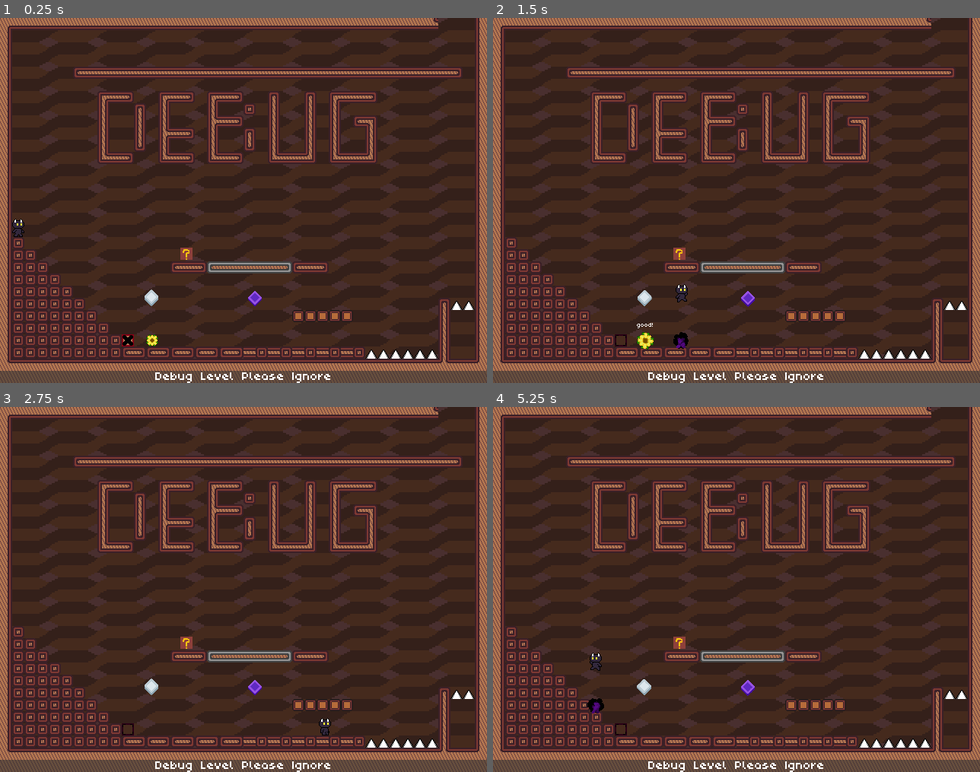
Above: before the commit, frames 1-4 (two rows, left to right).
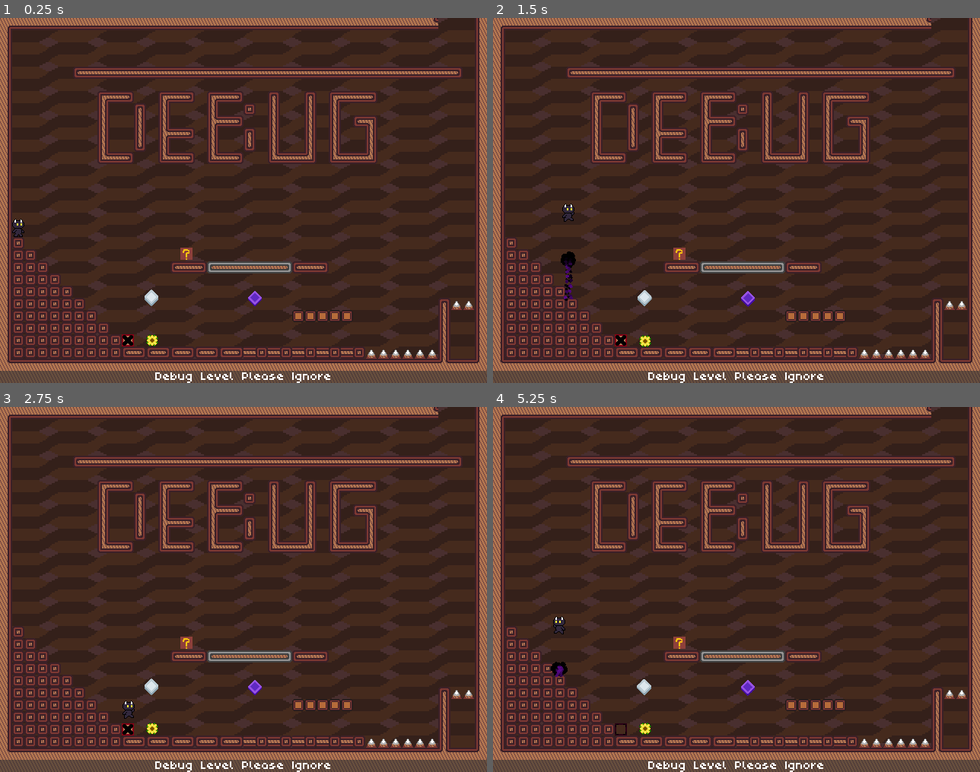
Above: after the commit, the same moments.

Repository: Team-Bunglon/phantom-striker
Game: Godot game, scene res://levels/level0.tscn
Same seed, same stepped clock (60 frames per second), same inputs: the game is played once before the commit and once after it. This scene is started directly instead of the project's main scene.
Inputs:
- Up to frame 1 (0.25 s): no input
- Up to frame 2 (1.5 s): tap Enter at 0.5 s; hold D (move_right) 0.53-1.28 s; hold Shift (slow, bound only after the commit) 0.53-1.28 s; tap W (jump) at 0.77 s; hold K (strike_down) from 1.28 s (still down); tap S (crouch) at 1.35 s
- Up to frame 3 (2.75 s): tap W (jump) at 1.52 s; tap Shift (slow, bound only after the commit) at 1.55 s; release K (strike_down) at 2.03 s; hold D (move_right) from 2.03 s (still down); hold Shift (slow, bound only after the commit) from 2.03 s (still down); tap Space (start_game) at 2.1 s
- Up to frame 4 (5.25 s): release D (move_right) at 2.78 s; release Shift (slow, bound only after the commit) at 2.78 s; hold I (strike_up) 2.78-3.53 s; tap Shift (slow, bound only after the commit) at 2.85, 4.55 s; tap W (jump) at 3.02, 3.77, 4.52 s; hold Shift (slow, bound only after the commit) 3.53-4.28 s; hold A (move_left) 3.53-5.03 s; tap S (crouch) at 4.35 s; hold K (strike_down) from 5.03 s (still down); hold Shift (slow, bound only after the commit) from 5.03 s (still down); tap Space (start_game) at 5.1 s

The runs differ from the first frame. In frame 1, 0.3% of the frame differs, in the area x 75-98%, y 77-94%; in frame 2, 0.9%, in the area x 13-98%, y 50-94%; in frame 3, 0.6%; in frame 4, 0.7%.

Commit message:
New spike sprite and slow down feature

Diff:
--- a/objects/collectible.tscn
+++ b/objects/collectible.tscn
@@ -3,6 +3,105 @@
 [ext_resource type="Script" path="res://objects/collectible.gd" id="1_m2p20"]
 [ext_resource type="Texture2D" uid="uid://drr5rida50gpe" path="res://assets/sprites/ui_collectible.png" id="1_x78in"]
 [ext_resource type="FontFile" uid="uid://cyv5okyo2hgew" path="res://assets/poco.ttf" id="3_k5igr"]
+
+[sub_resource type="Animation" id="Animation_bk4xv"]
+length = 0.001
+tracks/0/type = "value"
+tracks/0/imported = false
+tracks/0/enabled = true
+tracks/0/path = NodePath("Sprite2D:frame")
+tracks/0/interp = 1
+tracks/0/loop_wrap = true
+tracks/0/keys = {
+"times": PackedFloat32Array(0),
+"transitions": PackedFloat32Array(1),
+"update": 1,
+"values": [0]
+}
+tracks/1/type = "value"
+tracks/1/imported = false
+tracks/1/enabled = true
+tracks/1/path = NodePath("Sprite2D:position")
+tracks/1/interp = 1
+tracks/1/loop_wrap = true
+tracks/1/keys = {
+"times": PackedFloat32Array(0),
+"transitions": PackedFloat32Array(1),
+"update": 0,
+"values": [Vector2(0, 0)]
+}
+tracks/2/type = "value"
+tracks/2/imported = false
+tracks/2/enabled = true
+tracks/2/path = NodePath("Sprite2D:scale")
+tracks/2/interp = 1
+tracks/2/loop_wrap = true
+tracks/2/keys = {
+"times": PackedFloat32Array(0),
+"transitions": PackedFloat32Array(1),
+"update": 0,
+"values": [Vector2(1, 1)]
+}
+tracks/3/type = "value"
+tracks/3/imported = false
+tracks/3/enabled = true
+tracks/3/path = NodePath("Sprite2D:visible")
+tracks/3/interp = 1
+tracks/3/loop_wrap = true
+tracks/3/keys = {
+"times": PackedFloat32Array(0),
+"transitions": PackedFloat32Array(1),
+"update": 1,
+"values": [true]
+}
+tracks/4/type = "value"
+tracks/4/imported = false
+tracks/4/enabled = true
+tracks/4/path = NodePath("Obtain:visible")
+tracks/4/interp = 1
+tracks/4/loop_wrap = true
+tracks/4/keys = {
+"times": PackedFloat32Array(0),
+"transitions": PackedFloat32Array(1),
+"update": 1,
+"values": [false]
+}
+tracks/5/type = "value"
+tracks/5/imported = false
+tracks/5/enabled = true
+tracks/5/path = NodePath("Obtain:position")
+tracks/5/interp = 1
+tracks/5/loop_wrap = true
+tracks/5/keys = {
+"times": PackedFloat32Array(0),
+"transitions": PackedFloat32Array(1),
+"update": 0,
+"values": [Vector2(-13, -22)]
+}
+tracks/6/type = "value"
+tracks/6/imported = false
+tracks/6/enabled = true
+tracks/6/path = NodePath("Obtain:theme_override_colors/font_color")
+tracks/6/interp = 1
+tracks/6/loop_wrap = true
+tracks/6/keys = {
+"times": PackedFloat32Array(0),
+"transitions": PackedFloat32Array(1),
+"update": 0,
+"values": [Color(1, 1, 0, 1)]
+}
+tracks/7/type = "value"
+tracks/7/imported = false
+tracks/7/enabled = true
+tracks/7/path = NodePath("Sprite2D:rotation")
+tracks/7/interp = 1
+tracks/7/loop_wrap = true
+tracks/7/keys = {
+"times": PackedFloat32Array(0),
+"transitions": PackedFloat32Array(1),
+"update": 0,
+"values": [0.0]
+}
 
 [sub_resource type="Animation" id="Animation_irsnx"]
 resource_name = "idle"
@@ -31,105 +130,6 @@
 "transitions": PackedFloat32Array(1, 1, 1, 1),
 "update": 0,
 "values": [Vector2(0, 1), Vector2(0, -1), Vector2(0, -1), Vector2(0, 1)]
-}
-
-[sub_resource type="Animation" id="Animation_bk4xv"]
-length = 0.001
-tracks/0/type = "value"
-tracks/0/imported = false
-tracks/0/enabled = true
-tracks/0/path = NodePath("Sprite2D:frame")
-tracks/0/interp = 1
-tracks/0/loop_wrap = true
-tracks/0/keys = {
-"times": PackedFloat32Array(0),
-"transitions": PackedFloat32Array(1),
-"update": 1,
-"values": [0]
-}
-tracks/1/type = "value"
-tracks/1/imported = false
-tracks/1/enabled = true
-tracks/1/path = NodePath("Sprite2D:position")
-tracks/1/interp = 1
-tracks/1/loop_wrap = true
-tracks/1/keys = {
-"times": PackedFloat32Array(0),
-"transitions": PackedFloat32Array(1),
-"update": 0,
-"values": [Vector2(0, 0)]
-}
-tracks/2/type = "value"
-tracks/2/imported = false
-tracks/2/enabled = true
-tracks/2/path = NodePath("Sprite2D:scale")
-tracks/2/interp = 1
-tracks/2/loop_wrap = true
-tracks/2/keys = {
-"times": PackedFloat32Array(0),
-"transitions": PackedFloat32Array(1),
-"update": 0,
-"values": [Vector2(1, 1)]
-}
-tracks/3/type = "value"
-tracks/3/imported = false
-tracks/3/enabled = true
-tracks/3/path = NodePath("Sprite2D:visible")
-tracks/3/interp = 1
-tracks/3/loop_wrap = true
-tracks/3/keys = {
-"times": PackedFloat32Array(0),
-"transitions": PackedFloat32Array(1),
-"update": 1,
-"values": [true]
-}
-tracks/4/type = "value"
-tracks/4/imported = false
-tracks/4/enabled = true
-tracks/4/path = NodePath("Obtain:visible")
-tracks/4/interp = 1
-tracks/4/loop_wrap = true
-tracks/4/keys = {
-"times": PackedFloat32Array(0),
-"transitions": PackedFloat32Array(1),
-"update": 1,
-"values": [false]
-}
-tracks/5/type = "value"
-tracks/5/imported = false
-tracks/5/enabled = true
-tracks/5/path = NodePath("Obtain:position")
-tracks/5/interp = 1
-tracks/5/loop_wrap = true
-tracks/5/keys = {
-"times": PackedFloat32Array(0),
-"transitions": PackedFloat32Array(1),
-"update": 0,
-"values": [Vector2(-13, -22)]
-}
-tracks/6/type = "value"
-tracks/6/imported = false
-tracks/6/enabled = true
-tracks/6/path = NodePath("Obtain:theme_override_colors/font_color")
-tracks/6/interp = 1
-tracks/6/loop_wrap = true
-tracks/6/keys = {
-"times": PackedFloat32Array(0),
-"transitions": PackedFloat32Array(1),
-"update": 0,
-"values": [Color(1, 1, 0, 1)]
-}
-tracks/7/type = "value"
-tracks/7/imported = false
-tracks/7/enabled = true
-tracks/7/path = NodePath("Sprite2D:rotation")
-tracks/7/interp = 1
-tracks/7/loop_wrap = true
-tracks/7/keys = {
-"times": PackedFloat32Array(0),
-"transitions": PackedFloat32Array(1),
-"update": 0,
-"values": [0.0]
 }
 
 [sub_resource type="Animation" id="Animation_o12ly"]
--- a/objects/player.gd
+++ b/objects/player.gd
@@ -100,7 +100,10 @@
 	elif is_on_floor():
 		launch_x = move_toward(launch_x, 0, air_friction_current*4)
 
-	var direction_move = direction * max_speed
+	var max_speed_current = max_speed
+	if Input.is_action_pressed("slow"):
+		max_speed_current /= 3
+	var direction_move = direction * max_speed_current
 	var launch_x_move = launch_x_direction * launch_x
 
 	if direction and move_delay_count == 0: # When the input is pressed.
--- a/project.godot
+++ b/project.godot
@@ -170,6 +170,11 @@
 , Object(InputEventKey,"resource_local_to_scene":false,"resource_name":"","device":-1,"window_id":0,"alt_pressed":false,"shift_pressed":false,"ctrl_pressed":false,"meta_pressed":false,"pressed":false,"keycode":0,"physical_keycode":4194321,"key_label":0,"unicode":0,"echo":false,"script":null)
 ]
 }
+slow={
+"deadzone": 0.5,
+"events": [Object(InputEventKey,"resource_local_to_scene":false,"resource_name":"","device":-1,"window_id":0,"alt_pressed":false,"shift_pressed":false,"ctrl_pressed":false,"meta_pressed":false,"pressed":false,"keycode":0,"physical_keycode":4194325,"key_label":0,"unicode":0,"echo":false,"script":null)
+]
+}
 
 [layer_names]
 
Binary file changed: assets/aseprite/spike.ase
Binary file removed: assets/sprites/spike.png
Binary file added: assets/sprites/spike_old.png
Not shown, added: assets/sprites/spike_old.png.import
Binary file added: assets/sprites/spike_orig.png
Not shown, added: assets/sprites/spike_orig.png.import
Binary file changed: assets/sprites/spike_temp.png
Not shown: 1 places in globals/audio.tscn that only renumber resources
